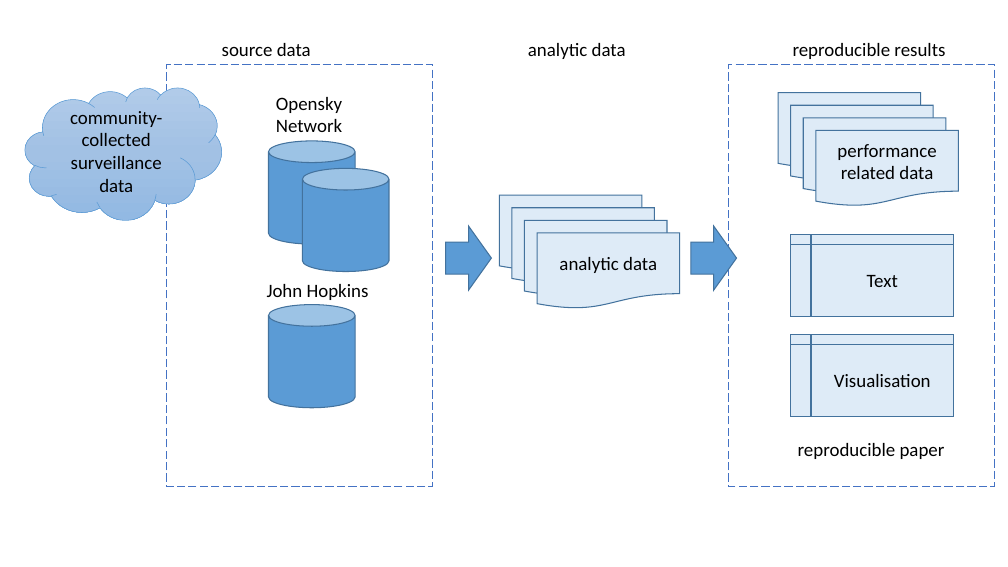
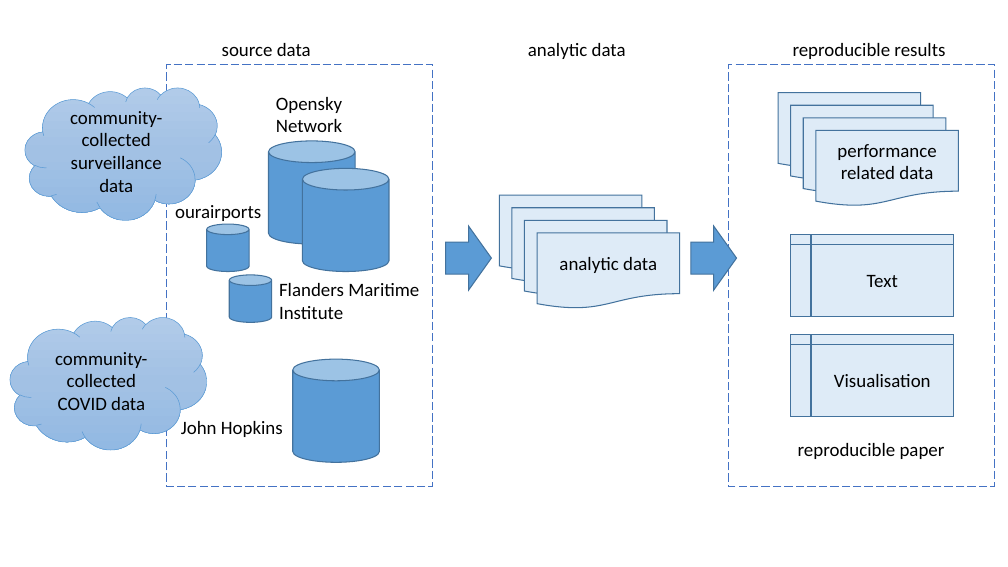
Before and after one commit to rainer-rq-koelle/paper-2021-DASC-COVID19, a slide deck: slide 1 of figures/figures-self-drawn.pptx. Drawn at 1008x567 pixels with LibreOffice and Linux fonts; fonts in the diff are those of the drawing. Boxes give left, top, right and bottom in pixels: in the first picture for what was removed or moved away, otherwise in the second. Text is boxed around its words. In the diff, an @@ line names an element or a change of style, - is before the commit and + after.

```diff
--- a/figures/figures-self-drawn.pptx
+++ b/figures/figures-self-drawn.pptx
@@ text added at (175,202,261,221), 18 pt, text #000000 @@
+ourairports
@@ cylinder added at (206,224,249,271), fill #5B9BD5, outline #43739E 1 pt @@
@@ cylinder added at (229,275,271,323), fill #5B9BD5, outline #43739E 1 pt @@
@@ text added at (279,283,419,319), 18 pt, text #000000 @@
+Flanders Maritime Institute
@@ cloud added at (10,317,206,449), fill gradient #B1CBE9 to #A3C1E5 to #93B9E4, outline #5B9BD5 0.5 pt, 18 pt, text #000000 @@
+community-collected COVID data
@@ cylinder: place and size @@
-cylinder at (268,305,355,408)
+cylinder at (293,359,380,462)
@@ text "John Hopkins": place and size @@
-text "John Hopkins" at (267,284,369,300)
+text "John Hopkins" at (181,421,283,437)
```
Also in this commit, not shown: 2 other files.
